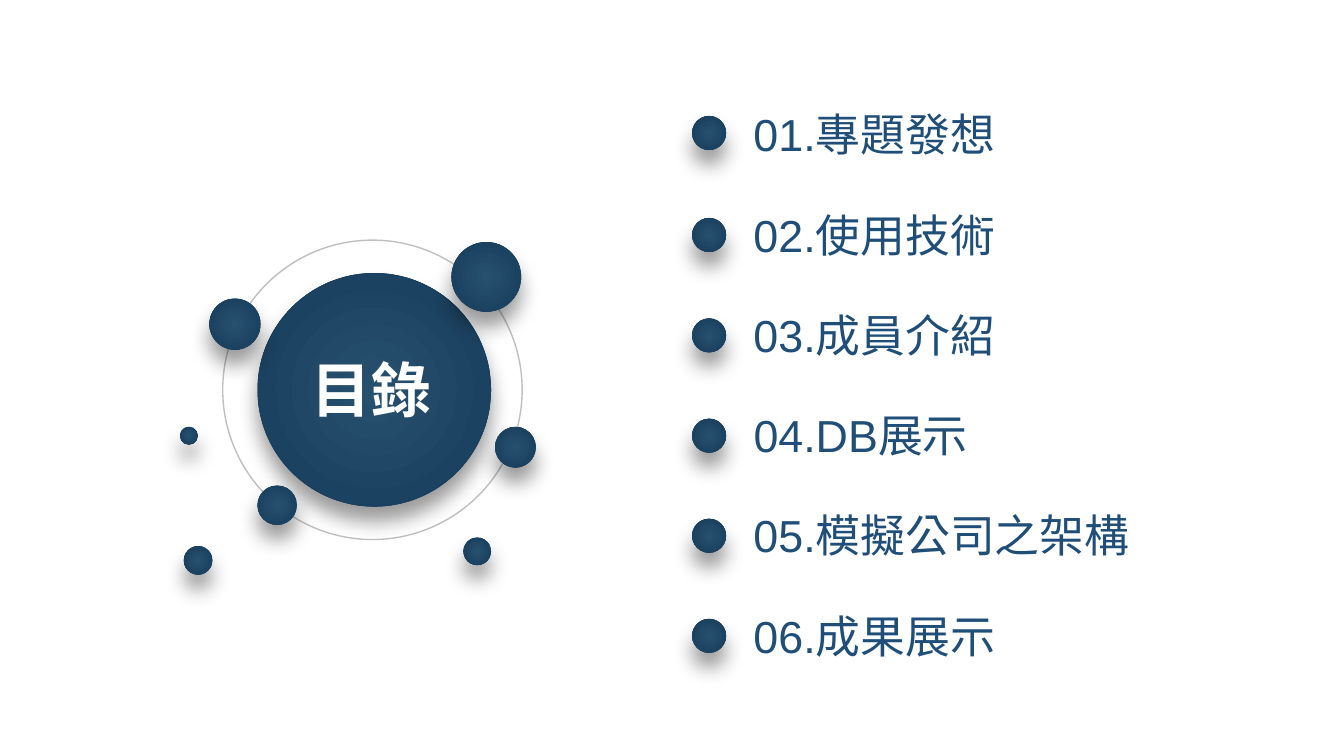
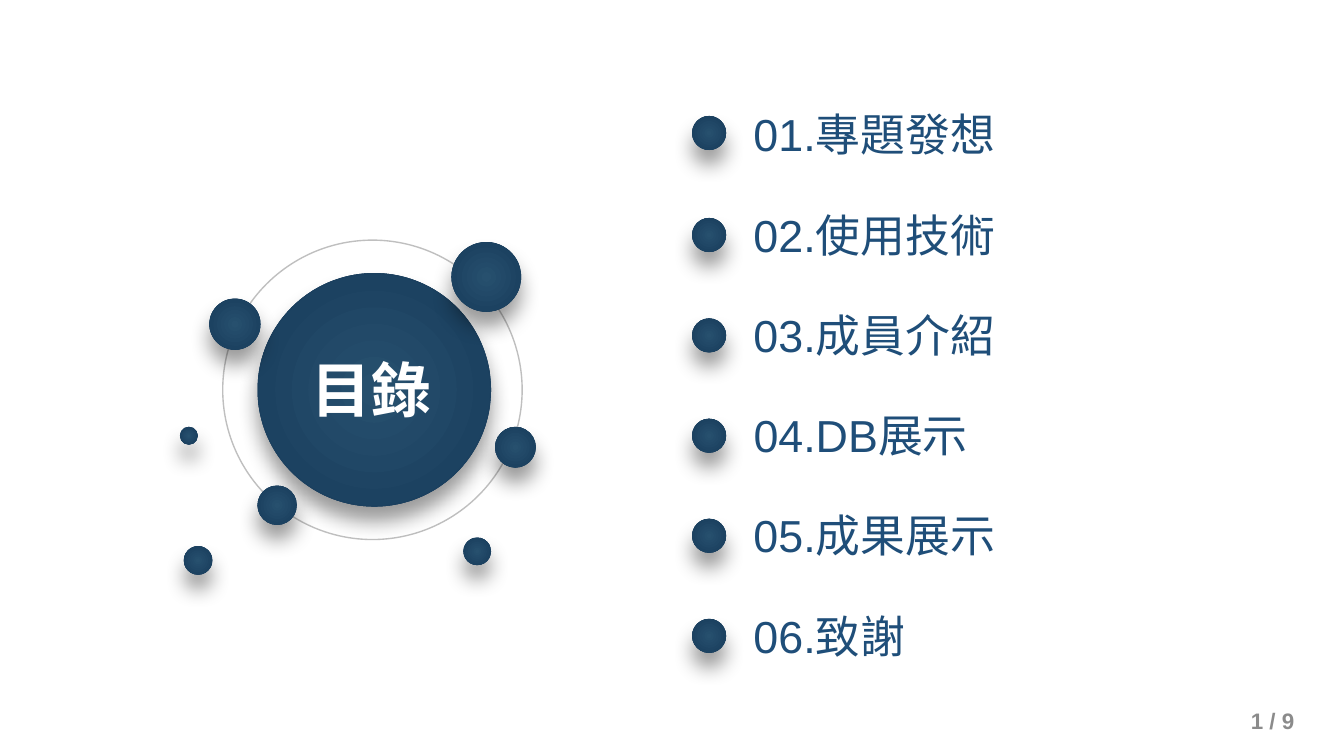
Before and after one commit to III-MSIT123-Group5/RoryRoryCC, a slide deck: slide 2 of 第一組(20191225).pptx. Drawn at 1344x756 pixels with LibreOffice and Linux fonts; fonts in the diff are those of the drawing; background and template pictures are left out. Boxes give left, top, right and bottom in pixels: in the first picture for what was removed or moved away, otherwise in the second. Text is boxed around its words. In the diff, an @@ line names an element or a change of style, - is before the commit and + after.

```diff
--- a/第一組(20191225).pptx
+++ b/第一組(20191225).pptx
@@ text at (753,517,994,556): text changed @@
-05.模擬公司之架構
+05.成果展示
@@ text at (753,617,905,657): text changed @@
-06.成果展示
+06.致謝
@@ page number added at (1251,713,1294,729), 12 pt, text #8C8C8C, bold @@
+1 / 9
```
Also in this commit, not shown: 6 other slides changed, 2 slides added.
